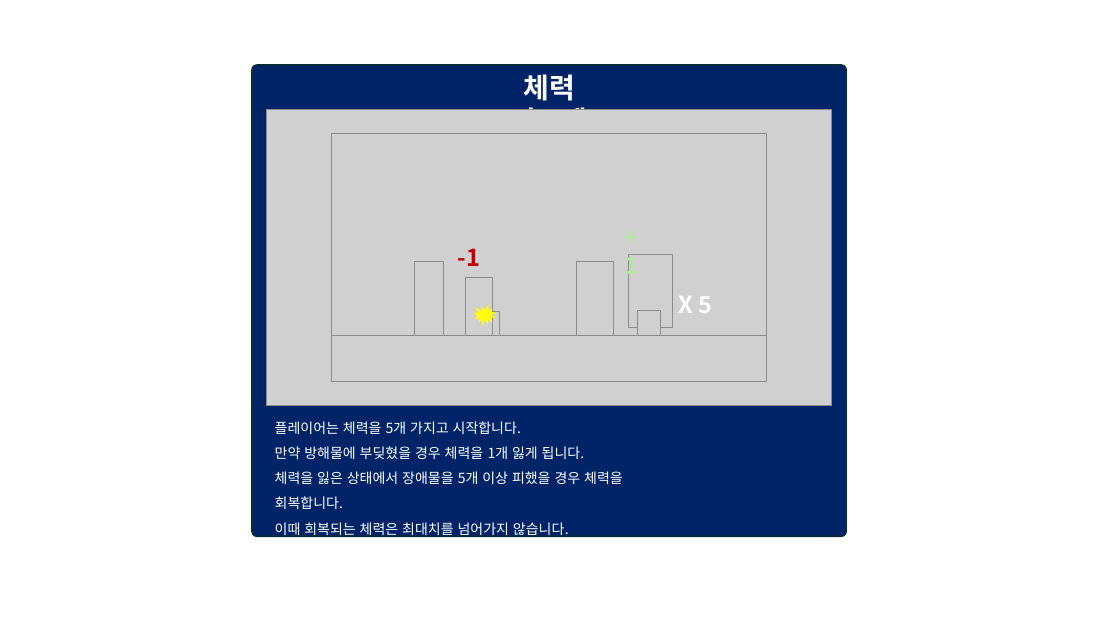
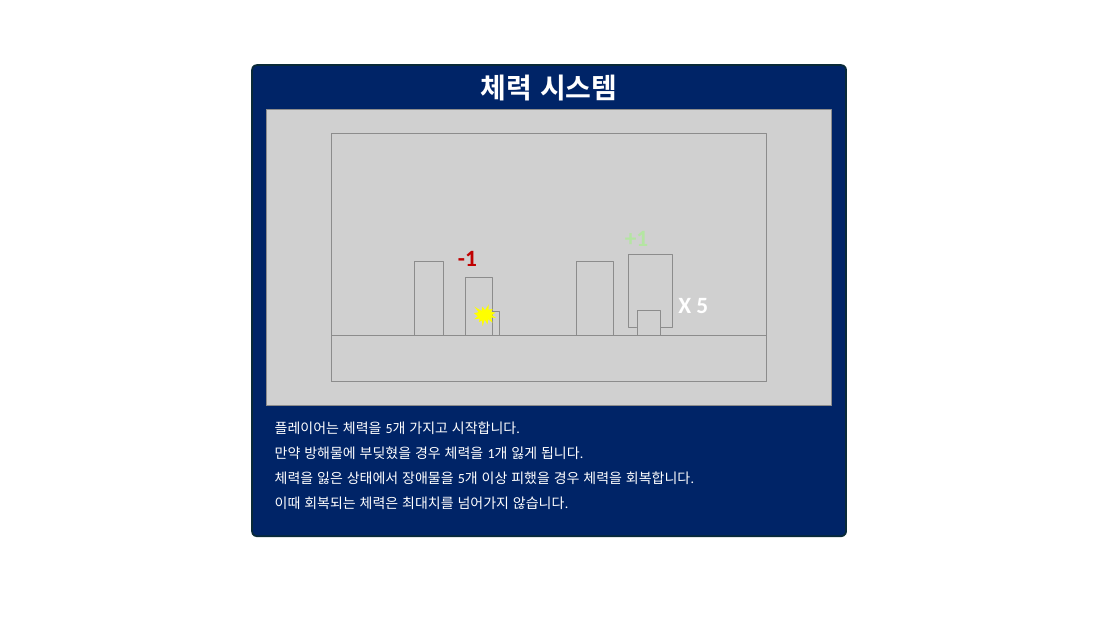
Before and after one commit to weariness00/Mandle_10Minute_Game, a slide deck: slide 36 of document/UI.pptx. Drawn at 1120x630 pixels with LibreOffice and Linux fonts; fonts in the diff are those of the drawing; grey boxes stand for pictures; background and template pictures are left out. Boxes give left, top, right and bottom in pixels: in the first picture for what was removed or moved away, otherwise in the second. Text is boxed around its words. In the diff, an @@ line names an element or a change of style, - is before the commit and + after.

```diff
--- a/document/UI.pptx
+++ b/document/UI.pptx
@@ text "체력 시스템" moved from (x1=510, y1=74, x2=587, y2=134) to (x1=481, y1=74, x2=617, y2=101) @@
@@ font Noto Sans CJK KR to Calibri in 5 elements at (x1=458, y1=251, x2=477, y2=266), (x1=617, y1=219, x2=661, y2=256), (x1=678, y1=298, x2=708, y2=313), (x1=481, y1=74, x2=617, y2=101), (x1=275, y1=421, x2=694, y2=509) @@
```
Also in this commit, not shown: 2 other slides changed, 3 other files.
